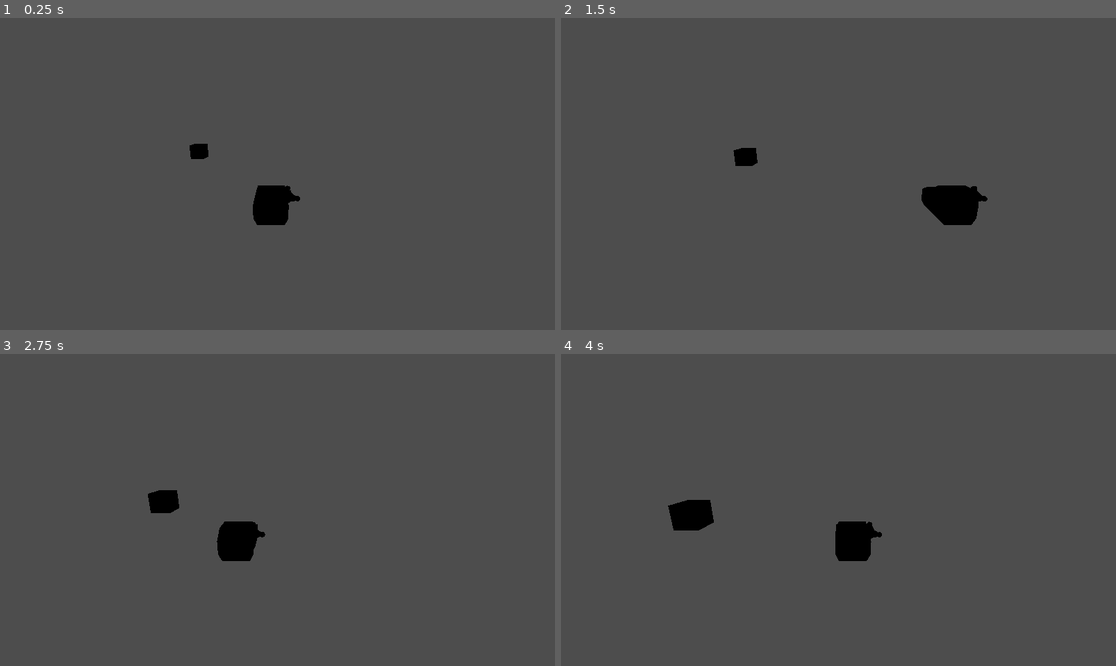
Above: before the commit, frames 1-4 (two rows, left to right).
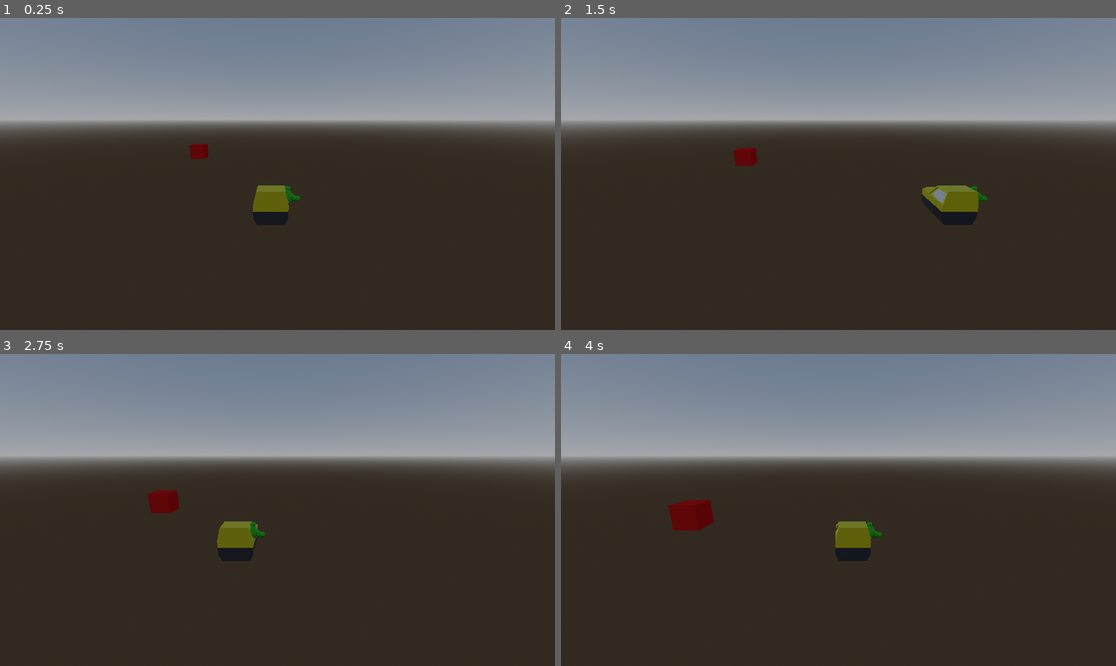
Above: after the commit, the same moments.

Repository: the-g-force/ClownTown
Game: Godot game, scene res://world.tscn
Two runs of this game, one before a commit and one after it. Both use one fixed random seed, a clock stepped at 60 frames per second and the inputs below.
Inputs:
- Up to frame 1 (0.25 s): no input
- Up to frame 2 (1.5 s): tap Enter at 0.5 s; hold D (move_right) 0.53-1.28 s; hold A (move_left) from 1.28 s (still down)
- Up to frame 3 (2.75 s): release A (move_left) at 2.03 s; hold D (move_right) from 2.03 s (still down)
- Up to frame 4 (4 s): release D (move_right) at 3.53 s; hold A (move_left) from 3.53 s (still down)

The runs differ from the first frame. In frame 1, 97% of the frame differs, in the area x 0-100%, y 0-100%; in frame 2, 97%; in frame 3, 97%; in frame 4, 97%.

Commit message:
Add world environment

Diff:
--- a/project/world.tscn
+++ b/project/world.tscn
@@ -10,6 +10,16 @@
 material = SubResource("StandardMaterial3D_xpiwl")
 
 [sub_resource type="BoxShape3D" id="BoxShape3D_svaw5"]
+
+[sub_resource type="ProceduralSkyMaterial" id="ProceduralSkyMaterial_1hxkw"]
+
+[sub_resource type="Sky" id="Sky_nd37x"]
+sky_material = SubResource("ProceduralSkyMaterial_1hxkw")
+
+[sub_resource type="Environment" id="Environment_dhw07"]
+background_mode = 2
+sky = SubResource("Sky_nd37x")
+ambient_light_energy = 2.0
 
 [node name="World" type="Node3D"]
 
@@ -30,3 +40,6 @@
 current = true
 script = ExtResource("2_inu3m")
 player = NodePath("../Player")
+
+[node name="WorldEnvironment" type="WorldEnvironment" parent="."]
+environment = SubResource("Environment_dhw07")
Not shown: 1 places in project/world.tscn that only renumber resources
